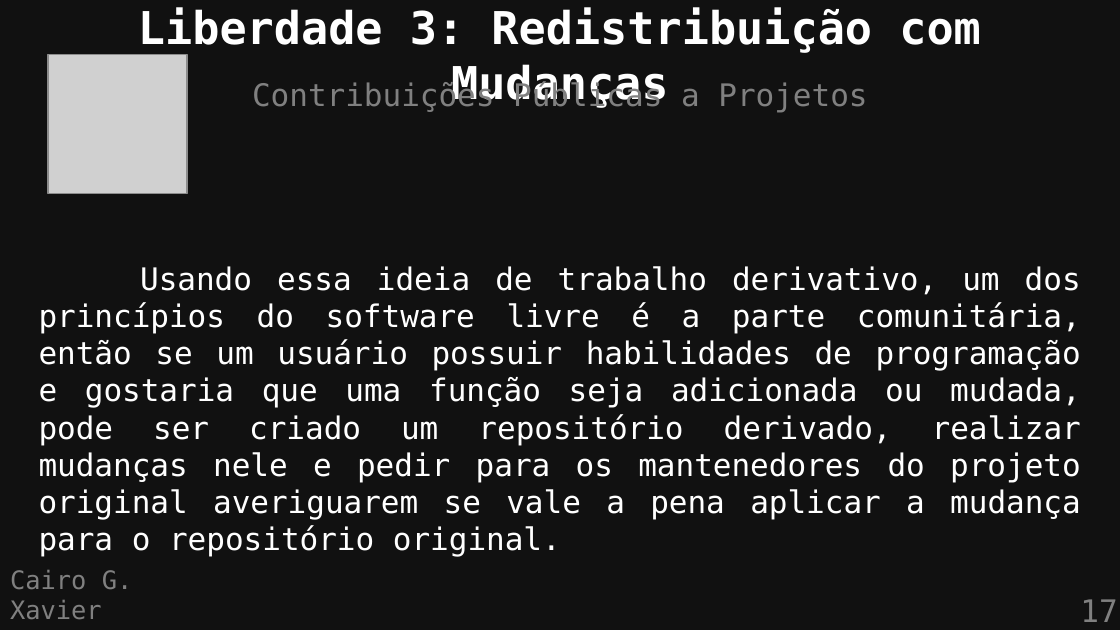
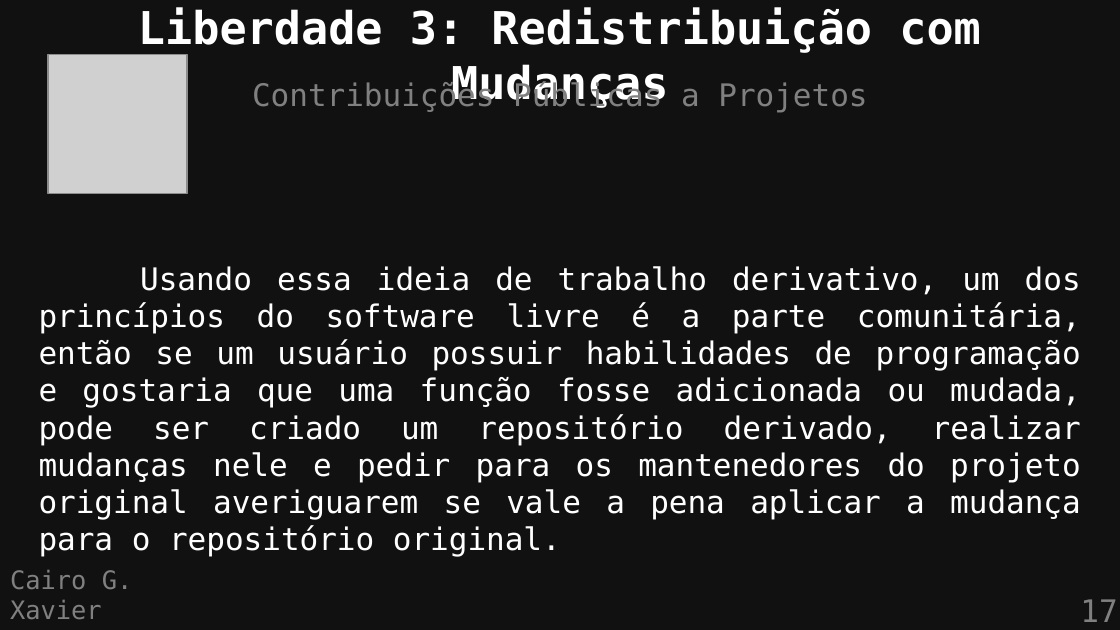
Before and after one commit to cairoGarcia/flisol-2026-ufmg, a slide deck: slide 17 of slides/definicao.odp. Drawn at 1120x630 pixels with LibreOffice and Linux fonts; fonts in the diff are those of the drawing; grey boxes stand for pictures. Boxes give left, top, right and bottom in pixels: in the first picture for what was removed or moved away, otherwise in the second. Text is boxed around its words. In the diff, an @@ line names an element or a change of style, - is before the commit and + after.

```diff
--- a/slides/definicao.odp
+++ b/slides/definicao.odp
@@ text at bbox=[39, 266, 1081, 557]: text changed @@
-Usando essa ideia de trabalho derivativo, um dos princípios do software livre é a parte comunitária, então se um usuário possuir habilidades de programação e gostaria que uma função seja adicionada ou mudada, pode ser criado um repositório derivado, realizar mudanças nele e pedir para os mantenedores do projeto original averiguarem se vale a pena aplicar a mudança para o repositório original.
+Usando essa ideia de trabalho derivativo, um dos princípios do software livre é a parte comunitária, então se um usuário possuir habilidades de programação e gostaria que uma função fosse adicionada ou mudada, pode ser criado um repositório derivado, realizar mudanças nele e pedir para os mantenedores do projeto original averiguarem se vale a pena aplicar a mudança para o repositório original.
```
Also in this commit, not shown: 1 other slide changed, 1 other file.
